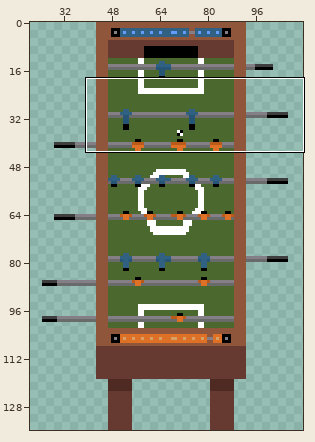
Sprite sheet -- Kicker.png. The picture above shows the old version from afar; the outline marks the close-up.
Close-up. Before the edit:
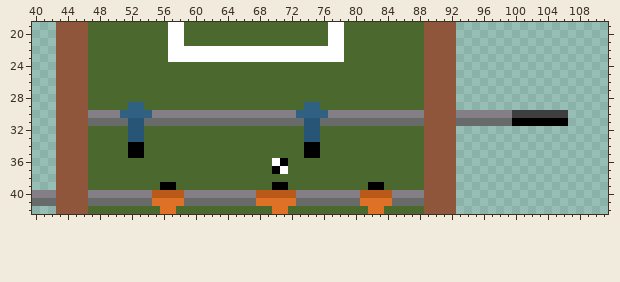
The file is 136x136 pixels. Shown: x 40..111, y 19..42. The wide view leaves out empty margins.
After:
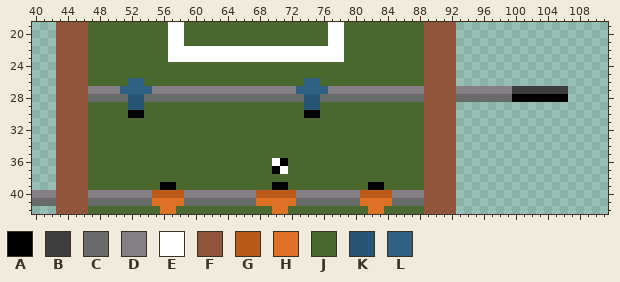
Palette (. is transparent): A #000000  B #3e3e3e  C #696a6a  D #847e87  E #ffffff  F #8f563b  G #b95a1b  H #df7126  J #4b692f  K #265575  L #306082
Commit message: Deploying to gh-pages from master @ f322ea530b6c8758c964d3cdf5aa3a353013362a 🚀
Difference:
@@ x 40..111 @@
 25 ...FFFFJJJJJJJJJJJJJJJJJJJJJJJJJJJJJJJJJJJJJJJJJJFFFF...................
-26 ...FFFFJJJJJJJJJJJJJJJJJJJJJJJJJJJJJJJJJJJJJJJJJJFFFF...................
-27 ...FFFFJJJJJJJJJJJJJJJJJJJJJJJJJJJJJJJJJJJJJJJJJJFFFF...................
-28 ...FFFFJJJJJJJJJJJJJJJJJJJJJJJJJJJJJJJJJJJJJJJJJJFFFF...................
-29 ...FFFFJJJJJLLJJJJJJJJJJJJJJJJJJJJLLJJJJJJJJJJJJJFFFF...................
-30 ...FFFFDDDDLLLLDDDDDDDDDDDDDDDDDDLLLLDDDDDDDDDDDDFFFFDDDDDDDBBBBBBB.....
-31 ...FFFFCCCCCKKCCCCCCCCCCCCCCCCCCCCKKCCCCCCCCCCCCCFFFFCCCCCCCAAAAAAA.....
-32 ...FFFFJJJJJKKJJJJJJJJJJJJJJJJJJJJKKJJJJJJJJJJJJJFFFF...................
-33 ...FFFFJJJJJKKJJJJJJJJJJJJJJJJJJJJKKJJJJJJJJJJJJJFFFF...................
-34 ...FFFFJJJJJAAJJJJJJJJJJJJJJJJJJJJAAJJJJJJJJJJJJJFFFF...................
-35 ...FFFFJJJJJAAJJJJJJJJJJJJJJJJJJJJAAJJJJJJJJJJJJJFFFF...................
+26 ...FFFFJJJJJLLJJJJJJJJJJJJJJJJJJJJLLJJJJJJJJJJJJJFFFF...................
+27 ...FFFFDDDDLLLLDDDDDDDDDDDDDDDDDDLLLLDDDDDDDDDDDDFFFFDDDDDDDBBBBBBB.....
+28 ...FFFFCCCCCKKCCCCCCCCCCCCCCCCCCCCKKCCCCCCCCCCCCCFFFFCCCCCCCAAAAAAA.....
+29 ...FFFFJJJJJKKJJJJJJJJJJJJJJJJJJJJKKJJJJJJJJJJJJJFFFF...................
+30 ...FFFFJJJJJAAJJJJJJJJJJJJJJJJJJJJAAJJJJJJJJJJJJJFFFF...................
+31 ...FFFFJJJJJJJJJJJJJJJJJJJJJJJJJJJJJJJJJJJJJJJJJJFFFF...................
+32 ...FFFFJJJJJJJJJJJJJJJJJJJJJJJJJJJJJJJJJJJJJJJJJJFFFF...................
+33 ...FFFFJJJJJJJJJJJJJJJJJJJJJJJJJJJJJJJJJJJJJJJJJJFFFF...................
+34 ...FFFFJJJJJJJJJJJJJJJJJJJJJJJJJJJJJJJJJJJJJJJJJJFFFF...................
+35 ...FFFFJJJJJJJJJJJJJJJJJJJJJJJJJJJJJJJJJJJJJJJJJJFFFF...................
 36 ...FFFFJJJJJJJJJJJJJJJJJJJJJJJEAJJJJJJJJJJJJJJJJJFFFF...................
Changed places in both close-ups, as pixel boxes (x1, y1, x2, y2):
changed: (88, 78, 568, 158)
